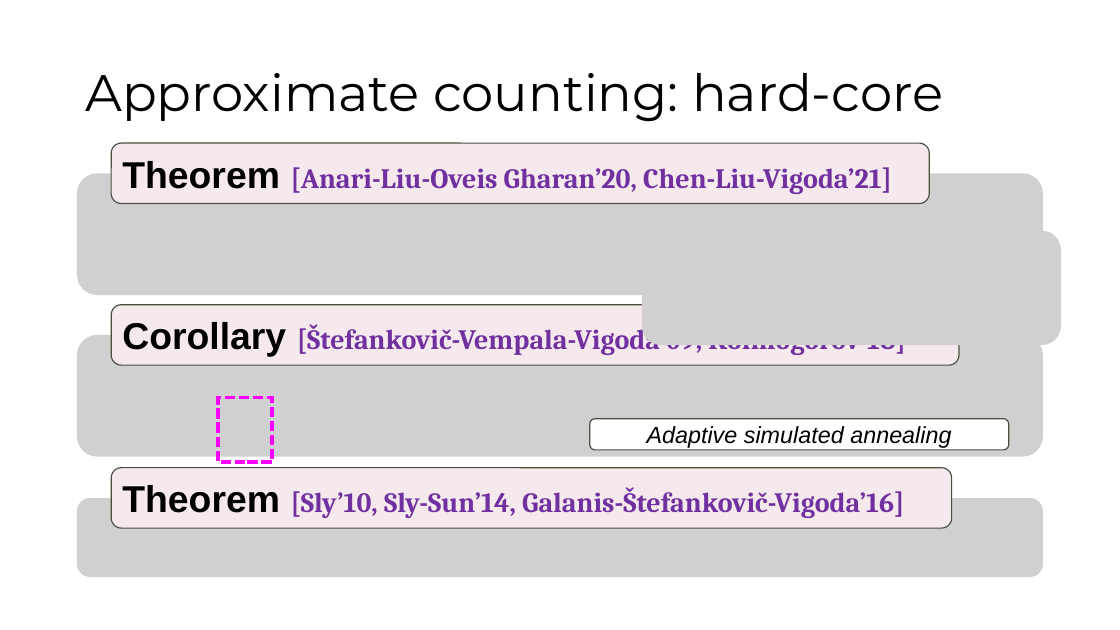
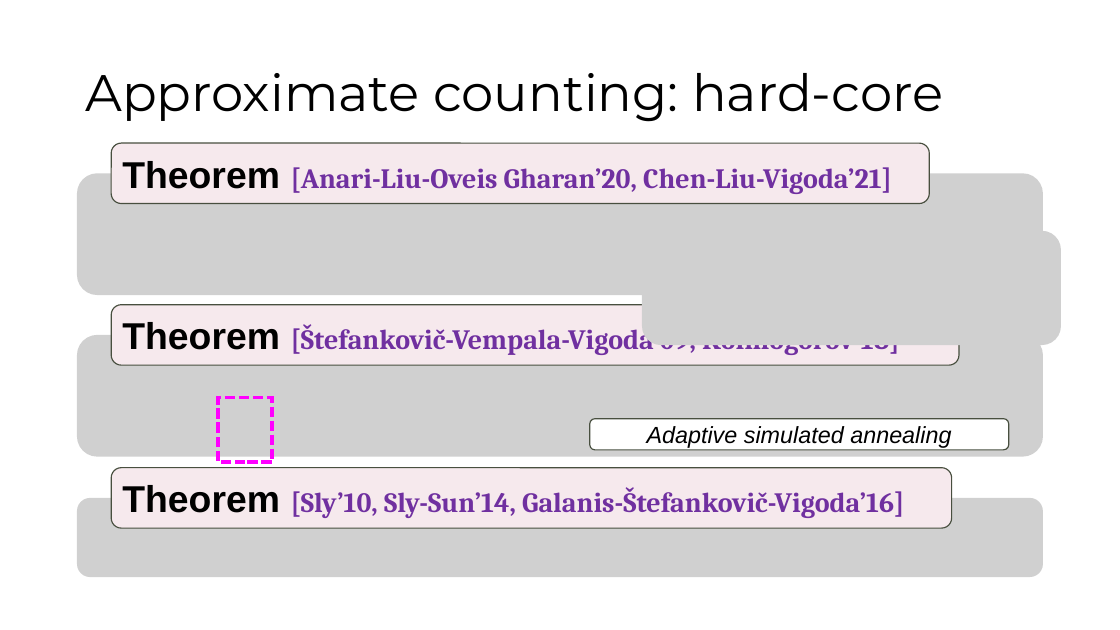
Before and after one commit to pw384/pw384.github.io, a slide deck: slide 21 of assets/slides/subquadratic_shonan.pptx. Drawn at 1120x630 pixels with LibreOffice and Linux fonts; fonts in the diff are those of the drawing; grey boxes stand for pictures. Boxes give left, top, right and bottom in pixels: in the first picture for what was removed or moved away, otherwise in the second. Text is boxed around its words. In the diff, an @@ line names an element or a change of style, - is before the commit and + after.

```diff
--- a/assets/slides/subquadratic_shonan.pptx
+++ b/assets/slides/subquadratic_shonan.pptx
@@ text in rounded rectangle at (x1=122, y1=322, x2=899, y2=355): text changed @@
-Corollary [Štefankovič-Vempala-Vigoda’09, Kolmogorov’18]
+Theorem [Štefankovič-Vempala-Vigoda’09, Kolmogorov’18]
```
Also in this commit, not shown: 2 other slides changed.
